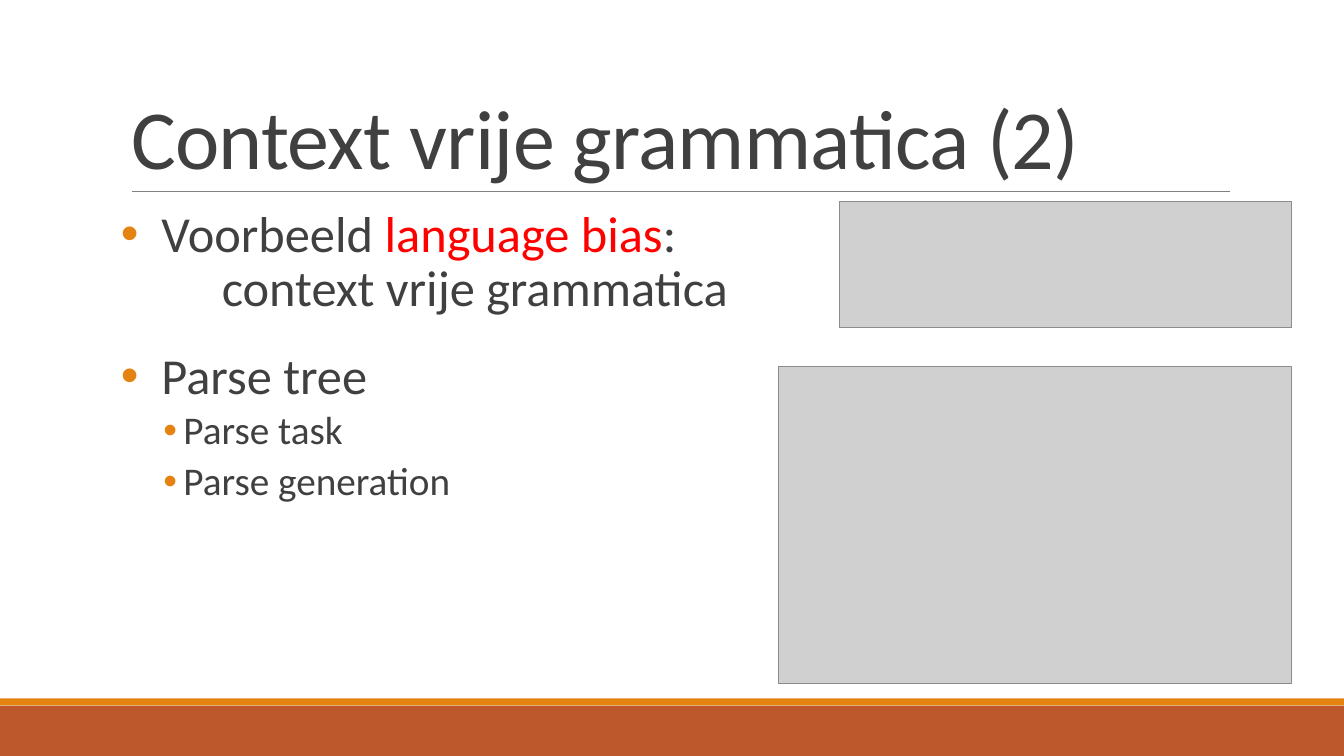
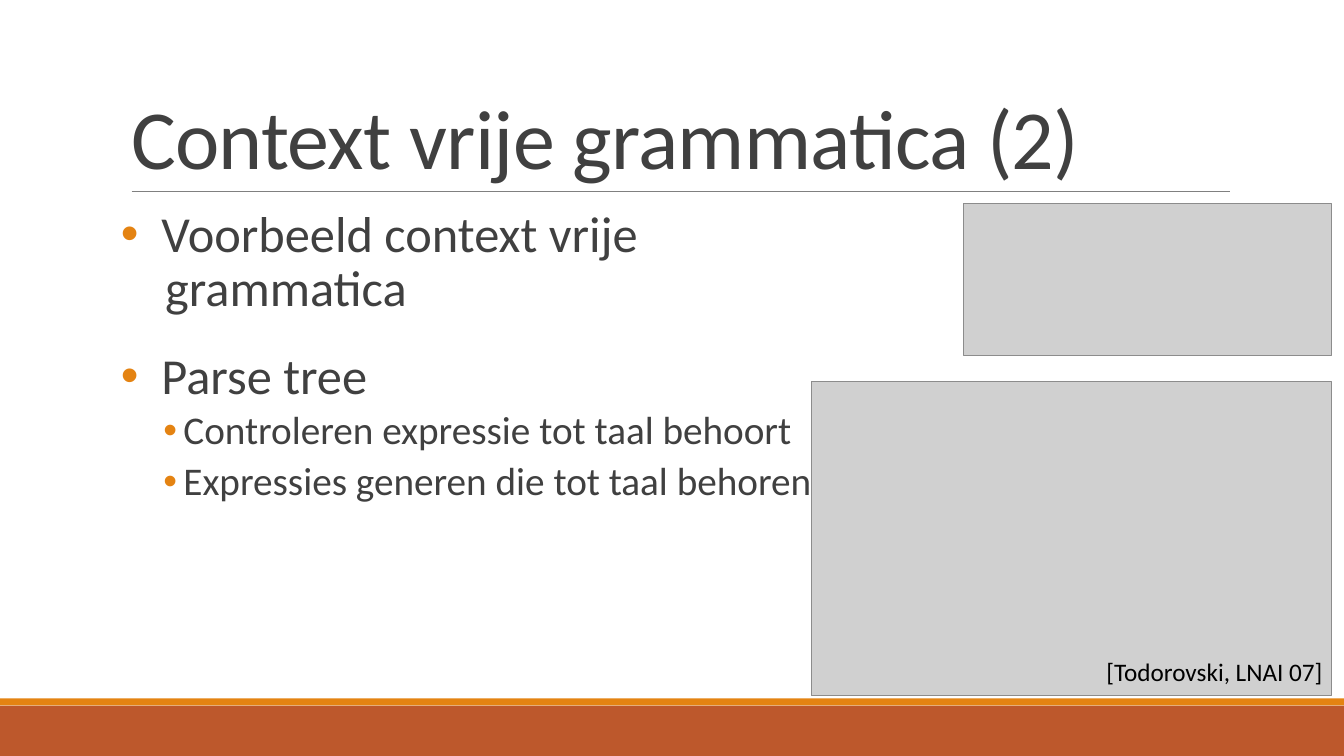
Before and after one commit to TomDeGroote/Bachelorproef, a slide deck: slide 21 of Opdracht 2/Literatuurstudie.pptx. Drawn at 1344x756 pixels with LibreOffice and Linux fonts; fonts in the diff are those of the drawing; grey boxes stand for pictures. Boxes give left, top, right and bottom in pixels: in the first picture for what was removed or moved away, otherwise in the second. Text is boxed around its words. In the diff, an @@ line names an element or a change of style, - is before the commit and + after.

```diff
--- a/Opdracht 2/Literatuurstudie.pptx
+++ b/Opdracht 2/Literatuurstudie.pptx
@@ picture: place and size @@
-picture at bbox=[840, 202, 1292, 328]
+picture at bbox=[964, 204, 1332, 356]
@@ text at bbox=[161, 217, 638, 315]: text changed @@
-• Voorbeeld language bias:
-  context vrije grammatica
+• Voorbeeld context vrije
+  grammatica
@@ picture: place and size @@
-picture at bbox=[778, 366, 1292, 684]
+picture at bbox=[812, 381, 1332, 696]
@@ text at bbox=[183, 416, 811, 502]: text changed @@
-    • Parse task
-    • Parse generation
+    • Controleren expressie tot taal behoort
+    • Expressies generen die tot taal behoren
@@ text added at bbox=[1106, 662, 1322, 685], 18 pt, text #000000 @@
+[Todorovski, LNAI 07]
```
Also in this commit, not shown: 7 other slides changed, 5 slides added, 5 slides removed.
